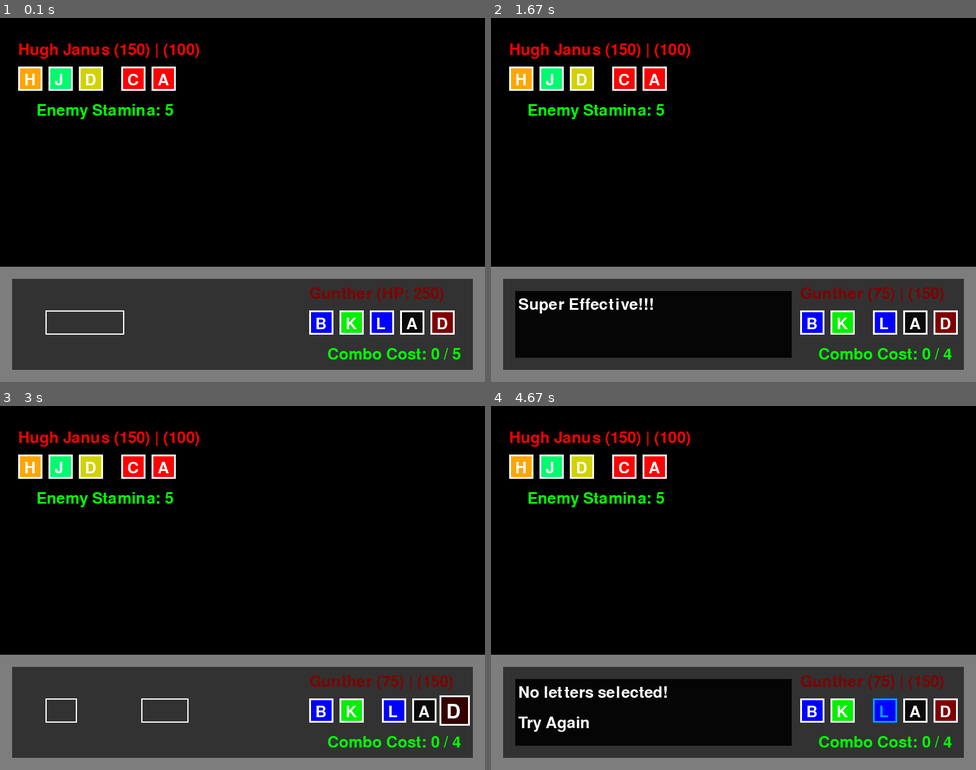
Above: before the commit, frames 1-4 (two rows, left to right).
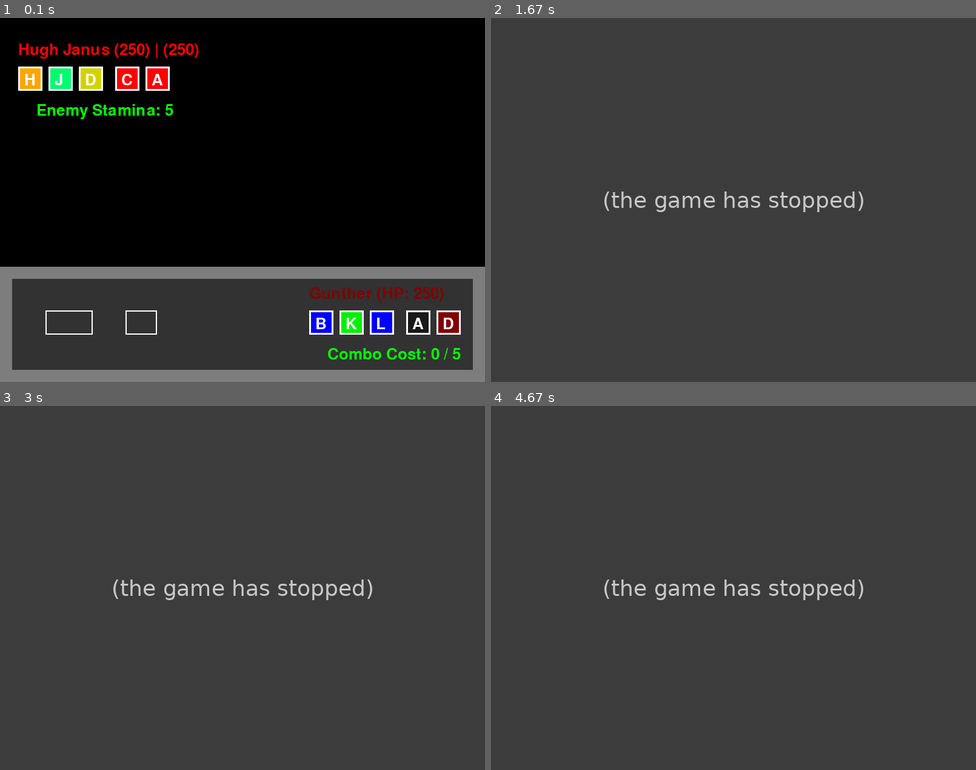
Above: after the commit, the same moments.

Repository: LWhite200/pygames
Game: pygame game, started from WordBound/WordBound.py
The game is run twice, just before and just after one commit, with the same random seed, the same clock (stepped at 60 frames per second) and the same inputs.
Inputs (mouse positions are in pixels of both pictures, inside the frame that each line leads up to):
- Up to frame 1 (0.1 s): no input
- Up to frame 2 (1.67 s): click "B" at 0.38 s; click "K" at 0.72 s; hold Tab 1-1.53 s; click "L" at 1.62 s
- Up to frame 3 (3 s): click "A" at 1.95 s; click (106, 537) at 2.28 s; tap Enter at 2.57 s; click "D" at 2.95 s
- Up to frame 4 (4.67 s): click (801, 635) at 3.28 s; click "L" at 4.18 s; tap Space at 4.47 s

The runs differ from the first frame. In frame 1, 1.4% of the frame differs, in the area x 18-95%, y 7-87%; in frame 2, 89%, in the area x 0-100%, y 0-100%; in frame 3, 79%; in frame 4, 89%.
Error after the commit: AttributeError: 'Deity' object has no attribute 'letters2' (WordBound.py line 346); the game stopped at 0.38 s (later frames are placeholders)

Commit message:
Add files via upload

Diff:
--- a/WordBound/WordBound.py
+++ b/WordBound/WordBound.py
@@ -1,6 +1,7 @@
 import pygame # type: ignore
 import random
-from objs import deity
+import copy
+from objs import deity # the object classes
 
 # Initialize PyGame
 pygame.init()
@@ -112,31 +113,29 @@
         screen.blit(text, (x + 10, y + 10))
 
 
+
+
 def drawDeity(deity, x, y, isPlayer1, playerChoose):
-        text = font.render(f"{deity.name} (HP: {deity.curHP})", True, color_mapping(deity.battleType))
-        if deity.letters2:
-            text = font.render(f"{deity.name} ({deity.curHP}) | ({deity.curHP2})", True, color_mapping(deity.battleType))
+        global player2
+        text = font.render(f"{deity.name} (HP: {deity.curHP})", True, deity.battleColor)
+
+        second = player2 if player2 and isPlayer1 else None
+        second = enemy2 if enemy2 and not isPlayer1 else None
+
+        if second:
+            text = font.render(f"{deity.name} ({deity.curHP}) | ({second.curHP})", True, deity.battleColor)
         screen.blit(text, (x - 10, y + 10))
 
         spaceBetweenGroups = 10  # The space between the two groups of letters
 
         # Draw letters in the first group (deity.letters), offset a bit to the left
         for i, letter in enumerate(deity.letters):
-            newX = x + i * 50 - 10  if not deity.letters2 else x + i * 50 - 10
+            newX = x + i * 50 - 10  if second else x + i * 50 - 10
             newY = y + 50
 
             mouse_pos = pygame.mouse.get_pos()
             hovered = newX <= mouse_pos[0] <= newX + 40 and newY <= mouse_pos[1] <= newY + 40
-            drawLetter(letter, newX, newY, letter in deity.lets or letter in deity.lets2, hovered, isPlayer1, playerChoose)
-
-        # Draw letters in the second group (deity.letters2), to the right of the first group
-        for i, letter in enumerate(deity.letters2):
-            newX = x + (len(deity.letters) * 50) + spaceBetweenGroups + i * 50  # Positioning to the right of the first group
-            newY = y + 50
-
-            mouse_pos = pygame.mouse.get_pos()
-            hovered = newX <= mouse_pos[0] <= newX + 40 and newY <= mouse_pos[1] <= newY + 40
-            drawLetter(letter, newX, newY, letter in deity.lets or letter in deity.lets2, hovered, isPlayer1, playerChoose)
+            drawLetter(letter, newX, newY, letter in deity.lets, hovered, isPlayer1, playerChoose)
 
         # Display combo stamina (for player1)
         if isPlayer1:
@@ -149,6 +148,24 @@
             stamina_text = font.render(f"Enemy Stamina: {deity.comboStamina}", True, color)
             screen.blit(stamina_text, (x + 20, y + 110))
 
+
+
+
+def drawDeity2(deity, x, y, isPlayer1, playerChoose):
+
+        # Since this only draws the second set of letters, do not need to have much
+
+        spaceBetweenGroups = 10
+
+        for i, letter in enumerate(deity.letters):
+            newX = x + i * 50 - 10
+            newY = y + 50
+
+            mouse_pos = pygame.mouse.get_pos()
+            hovered = newX <= mouse_pos[0] <= newX + 40 and newY <= mouse_pos[1] <= newY + 40
+            drawLetter(letter, newX, newY, letter in deity.lets, hovered, isPlayer1, playerChoose)
+
+
 def get_random_letters():
     letter_options = ['A', 'A', 'B', 'B', 'C', 'D', 'E', 'F', 'G', 'H', 'I', 'J', 'K', 'L']
     return [deity.Letter(random.choice(letter_options)) for _ in range(5)]
@@ -263,11 +280,22 @@
 
 
 
-player1 = deity.Deity("Gunther", get_random_letters(), False)
-player2 = deity.Deity("Hugh Janus", get_random_letters(), True)
+player1 = deity.Deity("Gunther", get_random_letters())
+player2 = copy.deepcopy(player1)
+
+player1.letters = player1.letters[:3]
+player2.letters = player2.letters[3:]
+
+
+enemy = deity.Deity("Hugh Janus", get_random_letters())
+enemy2 = copy.deepcopy(enemy)
+
+# Modify 'letters' separately for each object
+enemy.letters = enemy.letters[:3]
+enemy2.letters = enemy2.letters[3:]
 
 def main():
-    global curDialog, SSC
+    global curDialog, SSC, player1, player2, enemy, enemy2
 
     running = True
     playerChoose = True
@@ -347,21 +375,32 @@
 
                 # ---SPLIT--- This splits the letters into 2, ones not selected go to the other
                 if event.key == pygame.K_TAB and len(player1.lets) > 0 and not player1.letters2 and not sideSelect:  # player1.lists[-1].name == "H" and
+
+                    p2Lets = []
+
                     for let in player1.letters[:]:
                         if let not in player1.lets:
-                            player1.letters2.append(let)
+                            p2Lets.append(let)
                             player1.letters.remove(let)
+
+
                     playerChoose = False # player chose to split (power of letter H)
                     playerSplit = True
-                    player1.update_stamina(1) # costs 1 stamina
-                    player1.lets = player1.lets2 = []
+                    # player1.update_stamina(1) # costs 1 stamina
+                    player1.lets = []
 
                     # Update stats in the split
                     calcHP = len(player1.letters) / (len(player1.letters)+len(player1.letters2))
                     player1.curHP = int(player1.maxHP * calcHP)
-                    player1.curHP2 = int(player1.maxHP - player1.curHP)
+                    curHP2 = int(player1.maxHP - player1.curHP)
                     player1.speed = int(player1.maxSpeed * calcHP)
-                    player1.speed2 = int(player1.maxSpeed - player1.maxSpeed)
+                    speed2 = int(player1.maxSpeed - player1.maxSpeed)
+
+                    # make it an entirely new deity
+                    player2 = copy.deepcopy(player1)
+                    player2.letters = p2Lets
+                    player2.curHP = curHP2
+                    player2.speed = speed2
 
                     curDialog.append("Player Split their words")
                     curDialog.append("Now You Can make 2 words")
@@ -388,7 +427,7 @@
                             # If more than 1 letter is selected and enough stamina
                             playerChoose = False
 
-                            if player1.lets and player2.letters2:
+                            if player1.lets and enemy.letters2:
                                 sideSelect = True
 
         draw_dialog()
@@ -396,16 +435,11 @@
         # Combate move decided ---END TURN---
         if not playerChoose and not curDialog and not sideSelect:
             if playerSplit:
-                p1, p2 = player1, player2
-                move1, move2 = player1.lets, enemy_choose_letters(player2)
-
-                dmg2 = calculate_damage(move2, p1, p2)
-                p1.take_damage(dmg2)
-                curDialog.append(f"{p2.name} used '{' '.join([letter.char for letter in move2])}' ")
-                curDialog.append(f"It did {dmg2} dmg!")
+
+                # Let enemy attack the player???
 
                 player1.lets = []
-                player1.lets2 = []
+                player2.lets = []
                 playerSplit = False
 
 
@@ -419,22 +453,22 @@
 
                 enemTarg1 = False if len(player1.letters2) <= 0 else random.choice([False, True])
                 enemTarg2 = False if len(player1.letters2) <= 0 else random.choice([False, True])
-                enem1 = player2.letters
-                enem2 = player2.letters2 if player2.letters2 else None
+                enem1 = enemy.letters
+                enem2 = enemy.letters2 if enemy.letters2 else None
 
                 listBySpeed = []
 
                 # Add player moves to the list
                 if play1:
-                    listBySpeed.append((player1, play1, playTarg1, player1.speed, player2, False))
+                    listBySpeed.append((player1, play1, playTarg1, player1.speed, enemy, False))
                 if play2:
-                    listBySpeed.append((player1, play2, playTarg2, player1.speed2, player2, True))
+                    listBySpeed.append((player1, play2, playTarg2, player1.speed2, enemy, True))
 
                 # Add enemy moves to the list
                 if enem1:
-                    listBySpeed.append((player2, enem1, enemTarg1, player2.speed, player1, False))
+                    listBySpeed.append((enemy, enem1, enemTarg1, enemy.speed, player1, False))
                 if enem2:
-                    listBySpeed.append((player2, enem2, enemTarg2, player2.speed2, player1, True))
+                    listBySpeed.append((enemy, enem2, enemTarg2, enemy.speed2, player1, True))
 
                 # Sort by speed (higher speed first)
                 listBySpeed.sort(key=lambda x: x[3], reverse=True)
@@ -497,7 +531,12 @@
 
         # Draw players
         drawDeity(player1, playX, playY, True, sideSelect)
-        drawDeity(player2, enemX, enemY, False, playerChoose)
+        if player2:
+            drawDeity2(player2, playX + 10 + (len(player1.letters) * 50)   , playY, True, sideSelect)
+
+        drawDeity(enemy, enemX, enemY, False, playerChoose)
+        if enemy2:
+            drawDeity2(enemy2, enemX + 10 + (len(enemy.letters) * 50), enemY, False, playerChoose)
 
         # Draw input wordbox, current word being formed
         # font size is 36, 26
@@ -513,11 +552,11 @@
             screen.blit(input_surface, (input_box.x + 5, input_box.y + 5))
 
             # if there was a split, display the letters
-            if player1.letters2:
-                secondStart = ipX + (26 * len(player1.letters2))   + 80
-                input_box = pygame.Rect(secondStart, ipY, 26 * len(player1.letters2), 40)
+            if player2:
+                secondStart = ipX + (26 * len(player2.letters))   + 80
+                input_box = pygame.Rect(secondStart, ipY, 26 * len(player2.letters), 40)
                 pygame.draw.rect(screen, WHITE, input_box, 2)
-                ipw2 = "".join([letter.char for letter in player1.lets2])
+                ipw2 = "".join([letter.char for letter in player2.lets])
                 input_surface = font.render(ipw2, True, WHITE)
                 screen.blit(input_surface, (input_box.x + 5, input_box.y + 5))
 
@@ -525,10 +564,10 @@
 
 
         # Check for game over
-        if player1.curHP <= 0 and player1.curHP2 <= 0 and not haveWinner:
-            curDialog.append(f"{player2.name}   WINS!!!!")
+        if player1.curHP <= 0 and player2.curHP <= 0 and not haveWinner:
+            curDialog.append(f"{enemy.name}   WINS!!!!")
             haveWinner = True
-        elif player2.curHP <= 0 and player2.curHP2 <= 0 and not haveWinner:
+        elif enemy.curHP <= 0 and enemy2.curHP <= 0 and not haveWinner:
             curDialog.append(f"{player1.name}   WINS!!!!")
             haveWinner = True
 
--- a/WordBound/objs/deity.py
+++ b/WordBound/objs/deity.py
@@ -15,7 +15,7 @@
         "yellow": (210, 210, 0),
 
         # Magical/Special Types
-        "black":  (10, 10, 10),
+        "black":  (25, 25, 25),
         "white":  (220, 220, 220),
         "grey":   (128, 128, 128),
         "cyan":   (0, 255, 255),
@@ -83,63 +83,35 @@
 
 
 
-
-
 class Deity:
-    def __init__(self, name, letters, startMultipleDebug):
+    def __init__(self, name, letters):
         self.name = name
         self.maxHP = 250
         self.maxSpeed = random.randint(50, 101)
 
-        if startMultipleDebug:
-            self.letters = letters[:3]  # List of Letter objects
-            self.letters2 = letters[3:]  # empty
+        self.letters = letters # What the deity can use
+        self.lets = []         # current move the player is choosing to do
 
-            calcHP = len(self.letters) / (len(self.letters)+len(self.letters2))
-            self.curHP = int(self.maxHP * calcHP)
-            self.curHP2 = int(self.maxHP - self.curHP)
+        self.curHP = self.maxHP
+        self.speed = self.maxSpeed
 
-            self.speed = int(self.maxSpeed * calcHP)
-            self.speed2 = int(self.maxSpeed - self.maxSpeed)
-        else:
-            self.letters = letters  # List of Letter objects
-            self.letters2 = []  # empty
-            self.curHP = self.maxHP
-            self.curHP2 = 0
-            self.speed = self.maxSpeed
-            self.speed2 = 0
-
-        self.comboStamina = 5
         self.physical = 100
         self.special = 100
         self.accuracy = 100
-        self.lets = []  # Initialize lets
-        self.lets2 = []  # Initialize lets
+
+        self.comboStamina = 5
         self.battleType = self.randType()
+        self.battleColor = color_mapping(self.battleType)
 
     def take_damage(self, damage):
         self.curHP -= damage
         if self.curHP < 0:
             self.curHP = 0
 
-    def take_damage2(self, damage):
-        self.curHP2 -= damage
-        if self.curHP2 < 0:
-            self.curHP2 = 0
-
-
-
-
-
     def calculate_combo_stamina_cost(self):
-        # Only calculate stamina cost if more than one letter is selected (from both lets and lets2)
-        if len(self.lets) + len(self.lets2) > 1:
-            # Combine both lets and lets2, and calculate the sum of tiers, skipping the first letter
-            combined_letters = self.lets[1:] + self.lets2[1:]
-            return sum(letter.tier for letter in combined_letters)  # Skip the first letter
+        if len(self.lets) > 1:
+            return sum(letter.tier for letter in self.lets[1:])
         return 0  # No cost for a single letter
-
-
 
     def update_stamina(self, cost):
         self.comboStamina -= cost
